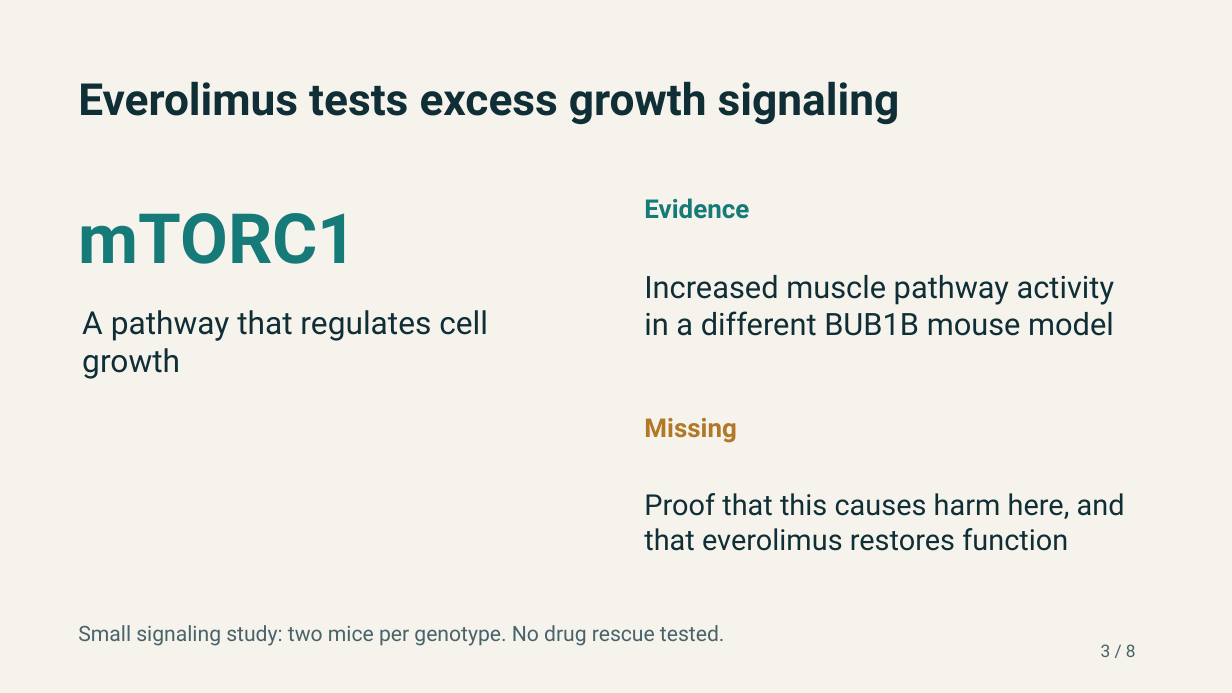
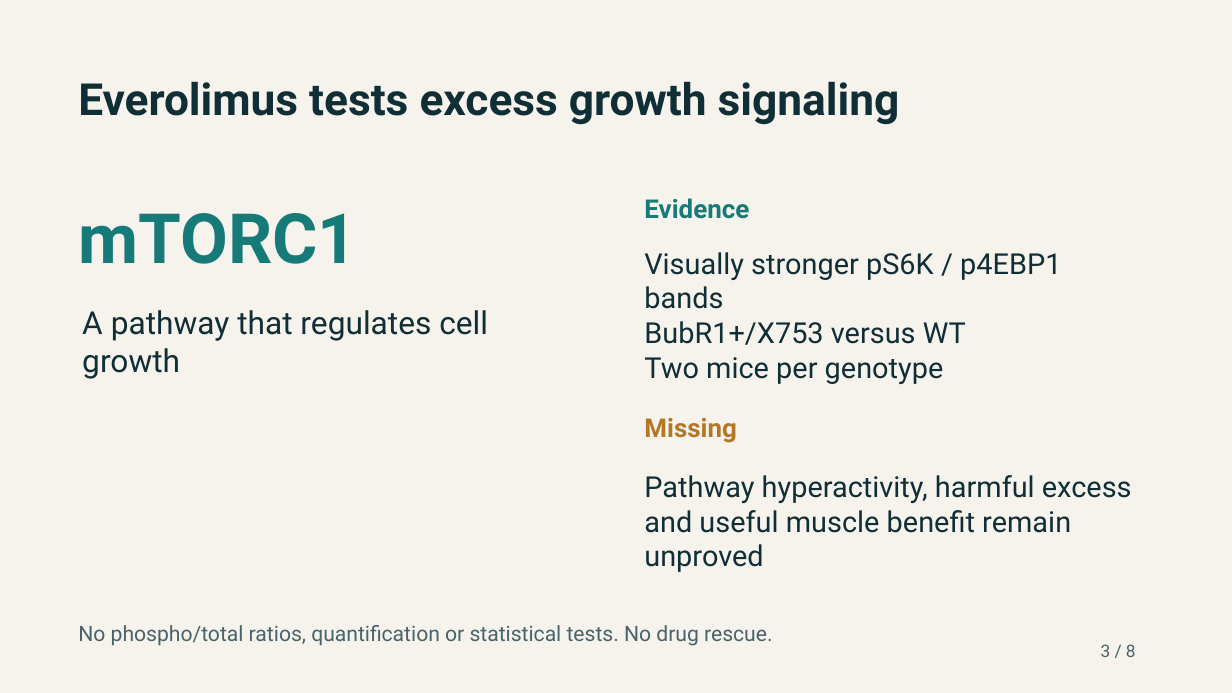
Before and after one commit to EternaPeptix/mva-hackathon, a slide deck: slide 3 of reports/media/jeweled_track2_slides.pptx. Drawn at 1232x693 pixels with LibreOffice and Linux fonts; fonts in the diff are those of the drawing. Boxes give left, top, right and bottom in pixels: in the first picture for what was removed or moved away, otherwise in the second. Text is boxed around its words. In the diff, an @@ line names an element or a change of style, - is before the commit and + after.

```diff
--- a/reports/media/jeweled_track2_slides.pptx
+++ b/reports/media/jeweled_track2_slides.pptx
@@ text at (x1=644, y1=252, x2=1061, y2=384): text changed; size 24 to 22.5 pt @@
-Increased muscle pathway activity in a different BUB1B mouse model
+Visually stronger pS6K / p4EBP1 bands
+BubR1+/X753 versus WT
+Two mice per genotype
@@ text at (x1=644, y1=475, x2=1132, y2=572): text changed @@
-Proof that this causes harm here, and that everolimus restores function
+Pathway hyperactivity, harmful excess and useful muscle benefit remain unproved
@@ text at (x1=78, y1=625, x2=772, y2=646): text changed @@
-Small signaling study: two mice per genotype. No drug rescue tested.
+No phospho/total ratios, quantification or statistical tests. No drug rescue.
```
Also in this commit, not shown: 1 other slide changed, 19 other files.
